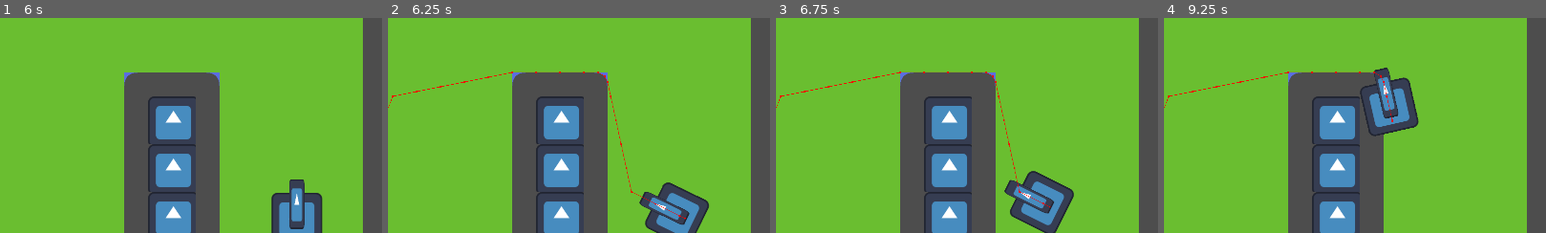
Above: before the commit, frames 1-4 (left to right).
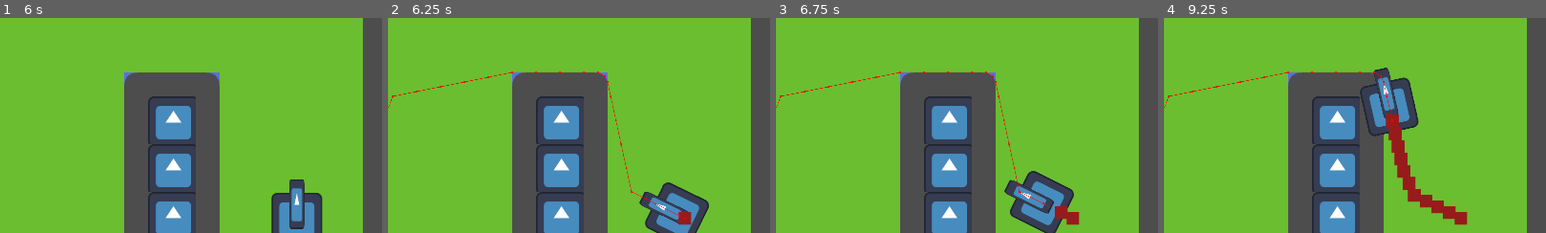
Above: after the commit, the same moments.

Repository: AugWii/GMTK-Game-Jam-Project
Game: Godot game, scene res://scenes/main.tscn
Two runs of this game, one before a commit and one after it. Both use one fixed random seed, a clock stepped at 60 frames per second and the inputs below. The engine's default icon, where the game draws it, is replaced by a stand-in: a white triangle on a blue panel in a dark square.
Inputs (mouse positions are % of the whole screen's width and height, from its top left):
- Up to frame 1 (6 s): click "Play" at 0.5 s; tap Enter at 1.25, 2.75, 4.25 s; move the mouse to (72, 45) at 1.27 s; press the mouse at (72, 45) at 1.28 s; hold D (turn_right) 1.28-2.03 s; tap Space at 2, 3.5, 5 s; move the mouse to (30, 55) at 2.02 s; release the mouse at (30, 55) at 2.03 s; hold S (move_backward) 2.03-2.78 s; click (30, 55) at 2.1 s; move the mouse to (60, 28) at 2.77 s; press the mouse at (60, 28) at 2.78 s; hold D (turn_right) 2.78-3.53 s; move the mouse to (45, 70) at 3.52 s; release the mouse at (45, 70) at 3.53 s; hold W (move_forward) 3.53-4.28 s; click (45, 70) at 3.6 s; move the mouse to (80, 65) at 4.27 s; press the mouse at (80, 65) at 4.28 s; hold A (turn_left) 4.28-5.78 s; move the mouse to (20, 35) at 5.02 s; release the mouse at (20, 35) at 5.03 s; click (20, 35) at 5.1 s; move the mouse to (55, 50) at 5.77 s; press the mouse at (55, 50) at 5.78 s; hold S (move_backward) from 5.78 s (still down)
- Up to frame 2 (6.25 s): keep holding S (move_backward)
- Up to frame 3 (6.75 s): move the mouse to (35, 25) at 6.52 s; release S (move_backward) at 6.53 s; release the mouse at (35, 25) at 6.53 s; hold D (turn_right) from 6.53 s (still down); click (35, 25) at 6.6 s
- Up to frame 4 (9.25 s): move the mouse to (72, 45) at 7.27 s; release D (turn_right) at 7.28 s; press the mouse at (72, 45) at 7.28 s; hold W (move_forward) 7.28-8.03 s; move the mouse to (30, 55) at 8.02 s; release the mouse at (30, 55) at 8.03 s; hold D (turn_right) 8.03-8.78 s; click (30, 55) at 8.1 s; move the mouse to (60, 28) at 8.77 s; press the mouse at (60, 28) at 8.78 s; hold S (move_backward) from 8.78 s (still down)
The pictures show only the part of the screen within x 43-93%, y 26-76%; the shares and areas given below are measured in that part.

Frame 1 is identical in both runs. In frame 2, 0.2% of the frame differs, in the area x 76-80%, y 90-97%; in frame 3, 0.4%; in frame 4, 2.2%, in the area x 58-80%, y 44-97%.

Commit message:
enemy rewind and error marking marked

Diff:
--- a/scenes/basic_enemy.tscn
+++ b/scenes/basic_enemy.tscn
@@ -3,14 +3,17 @@
 [ext_resource type="Texture2D" uid="uid://d02qqbinwnl5k" path="res://icon.svg" id="1_3i4hm"]
 [ext_resource type="Script" uid="uid://qj43psohne6t" path="res://scripts/basic_enemy.gd" id="1_md22f"]
 [ext_resource type="PackedScene" uid="uid://c1sr5pcbyl75e" path="res://scenes/bullet.tscn" id="2_fn5nn"]
+[ext_resource type="PackedScene" uid="uid://daswrk71wx7y3" path="res://scenes/marker.tscn" id="3_cuegt"]
 
 [sub_resource type="CircleShape2D" id="CircleShape2D_md22f"]
 radius = 64.50775
 
-[node name="BasicEnemy" type="CharacterBody2D" unique_id=1157887588]
+[node name="BasicEnemy" type="CharacterBody2D" unique_id=1157887588 node_paths=PackedStringArray("marker_container")]
 collision_layer = 3
 script = ExtResource("1_md22f")
 bullet_scene = ExtResource("2_fn5nn")
+marker_scene = ExtResource("3_cuegt")
+marker_container = NodePath("MarkerContainer")
 
 [node name="Body" type="Sprite2D" parent="." unique_id=250922839]
 texture = ExtResource("1_3i4hm")
@@ -41,6 +44,8 @@
 wait_time = 0.25
 autostart = true
 
+[node name="MarkerContainer" type="Node" parent="." unique_id=2040926918]
+
 [connection signal="timeout" from="Timer" to="." method="_on_timer_timeout"]
 [connection signal="timeout" from="CooldownTimer" to="." method="_on_cooldown_timer_timeout"]
 [connection signal="timeout" from="RewindCountTimer" to="." method="_on_rewind_count_timer_timeout"]
--- /dev/null
+++ b/scenes/marker.gd
@@ -0,0 +1,15 @@
+extends Node2D
+
+
+# Called when the node enters the scene tree for the first time.
+func _ready() -> void:
+	pass # Replace with function body.
+
+
+# Called every frame. 'delta' is the elapsed time since the previous frame.
+func _process(delta: float) -> void:
+	pass
+
+func place(posX: float, posY: float) -> void:
+	position.x = posX
+	position.y = posY
--- /dev/null
+++ b/scenes/marker.tscn
@@ -0,0 +1,11 @@
+[gd_scene format=3 uid="uid://daswrk71wx7y3"]
+
+[ext_resource type="Texture2D" uid="uid://fn88eq2lea8q" path="res://Red Square.png" id="1_hy4mp"]
+[ext_resource type="Script" uid="uid://csctsrtumevt2" path="res://scenes/marker.gd" id="1_plg8q"]
+
+[node name="Marker" type="Node2D" unique_id=1764705940]
+script = ExtResource("1_plg8q")
+
+[node name="Sprite2D" type="Sprite2D" parent="." unique_id=1542023485]
+scale = Vector2(0.25, 0.25)
+texture = ExtResource("1_hy4mp")
--- a/scripts/basic_enemy.gd
+++ b/scripts/basic_enemy.gd
@@ -37,6 +37,9 @@
 var is_rewinding: bool = false
 @export var rewind_factor: float = 4
 
+#marker stuff
+@export var marker_scene: PackedScene
+@export var marker_container: Node
 
 func _physics_process(_delta: float) -> void:
 	if is_rewinding:
@@ -104,10 +107,10 @@
 	if(result): playerSighted = false
 	else: playerSighted = true
 
-func player_hit() -> void:
-	print("player hit")
+func get_hit():
+	print("position storage size #1: " + str(rewind_pos.size()))
+	print(rewind_pos)
 
-func get_hit():
 	if rewind_pos.size() > 0:
 		is_rewinding = true
 
@@ -120,19 +123,21 @@
 		for pos in rewind_pos:
 			if(rewind_pos.size() > 0):
 				pos_tween.tween_property($".", "position", Vector2(pos.x, pos.y), rewind_timer.wait_time / rewind_factor)
+				var newZ = pos.z
 
 				if pos.z < 0:
-					pos.z += deg_to_rad(360)
+					newZ += deg_to_rad(360)
 
 				var shortest_cannon_angle = cannon_sprite.rotation + angle_difference(cannon_sprite.rotation, pos.w)
 
-				pos_tween.parallel().tween_property($".", "rotation", pos.z, rewind_timer.wait_time / rewind_factor)
+				pos_tween.parallel().tween_property($".", "rotation", newZ, rewind_timer.wait_time / rewind_factor)
 				pos_tween.parallel().tween_property(cannon_sprite, "rotation", shortest_cannon_angle, rewind_timer.wait_time / rewind_factor)
 
-				rewind_pos.erase(pos)
+				rewind_pos.pop_front() #erase(pos)
 
 		var shortest_cannon_angle = cannon_sprite.rotation + angle_difference(cannon_sprite.rotation, get_angle_to(get_global_mouse_position()) + deg_to_rad(90))
 		pos_tween.parallel().tween_property(cannon_sprite, "rotation", shortest_cannon_angle, rewind_timer.wait_time / 4)
+		print("position storage size #2: " + str(rewind_pos.size()))
 		await pos_tween.finished
 
 		#TODO: remove shader
@@ -152,6 +157,13 @@
 	moving_dir = 1;
 
 func _on_rewind_count_timer_timeout() -> void:
+	for child in marker_container.get_children():
+		child.queue_free()
+	for pos in rewind_pos:
+		var posMarker = marker_scene.instantiate()
+		posMarker.place(pos.x, pos.y)
+		marker_container.add_child(posMarker)
+
 	if(!is_rewinding): rewind_pos.push_front(Vector4(position.x, position.y, rotation, cannon_sprite.rotation)) #do nothingif rewinding
 
 	if(rewind_pos.size() <= 0): queue_free() #destroy enemy if it goes past queue
Not shown, added: Skeletank Body.png.import
Not shown, added: Skeletank Cannon.png.import
Not shown, added: Skeletank Tread1.png.import
Not shown, added: Skeletank Tread2.png.import
Not shown, added: Skeletank Tread3.png.import
Not shown, added: Tank O Lantern Body.png.import
Not shown, added: Tank O Lantern Cannon.png.import
Not shown, added: Tank O Lantern Tread1.png.import
Not shown, added: Tank O Lantern Tread2.png.import
Not shown, added: scenes/marker.gd.uid
